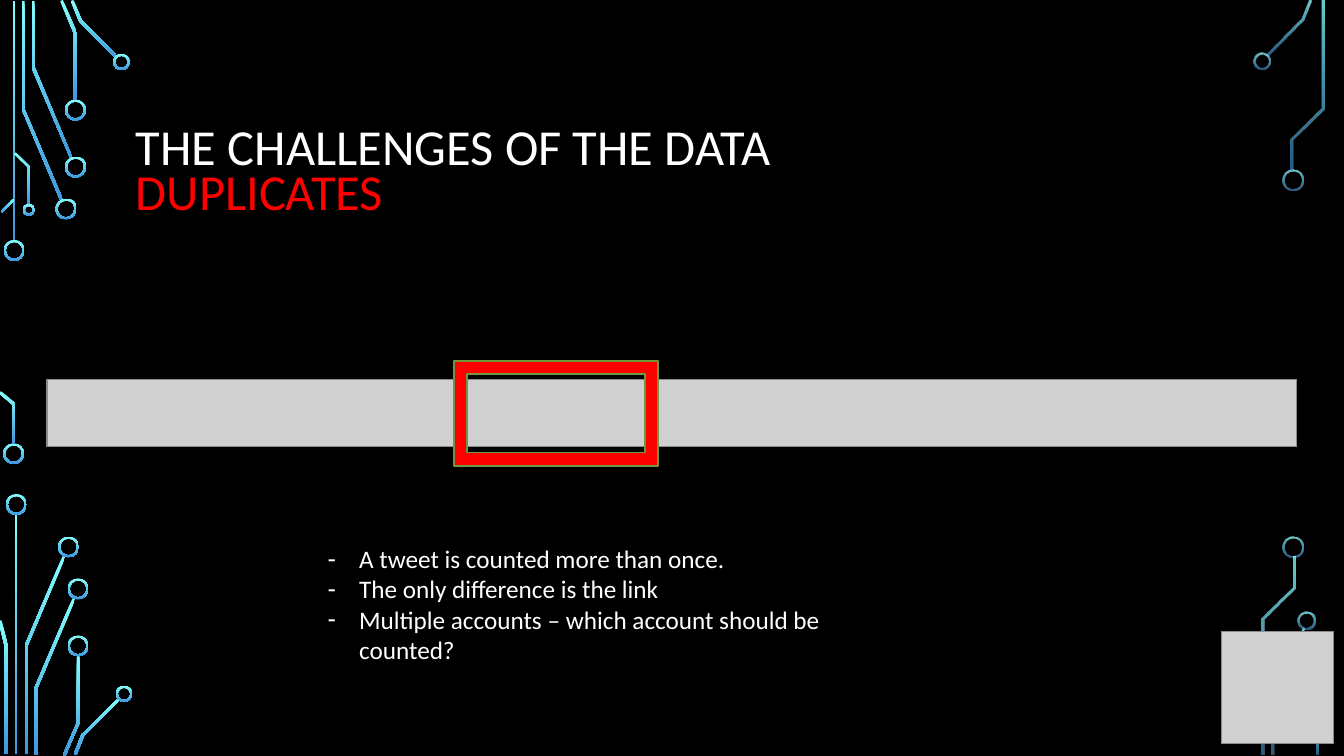
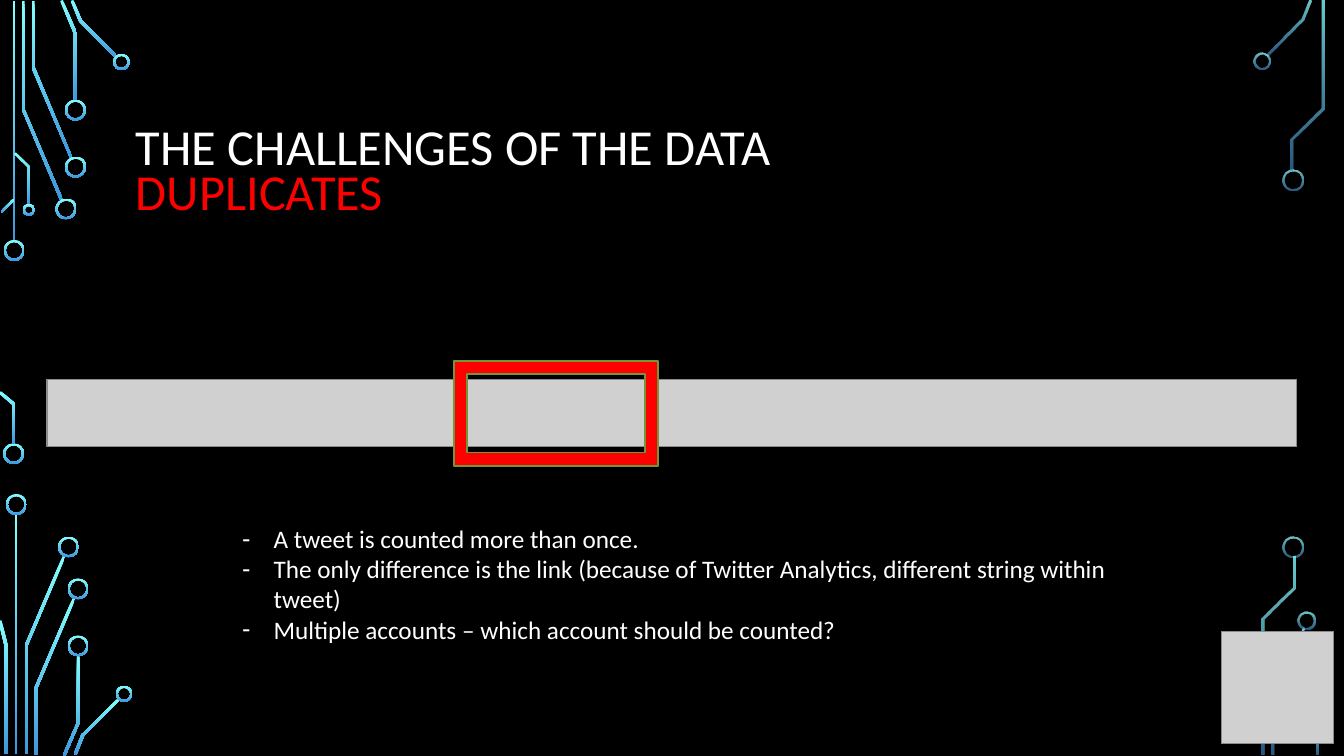
Before and after one commit to shangeri/Software-Engineering-7-610-1.00, a slide deck: slide 9 of Presention_by_Cédric.pptx (slide 7 before the commit). Drawn at 1344x756 pixels with LibreOffice and Linux fonts; fonts in the diff are those of the drawing; grey boxes stand for pictures; background and template pictures are left out. Boxes give left, top, right and bottom in pixels: in the first picture for what was removed or moved away, otherwise in the second. Text is boxed around its words. In the diff, an @@ line names an element or a change of style, - is before the commit and + after.

```diff
--- a/Presention_by_Cédric.pptx
+++ b/Presention_by_Cédric.pptx
@@ text "A tweet is counted more ...": place and size @@
-text "A tweet is counted more ..." at [359, 550, 819, 633]
+text "A tweet is counted more ..." at [274, 530, 1104, 643]
@@ text at [274, 559, 1104, 612]: text changed @@
-– The only difference is the link
+– The only difference is the link (because of Twitter Analytics, different string within tweet)
```
Also in this commit, not shown: 5 other slides changed, 2 slides added.
